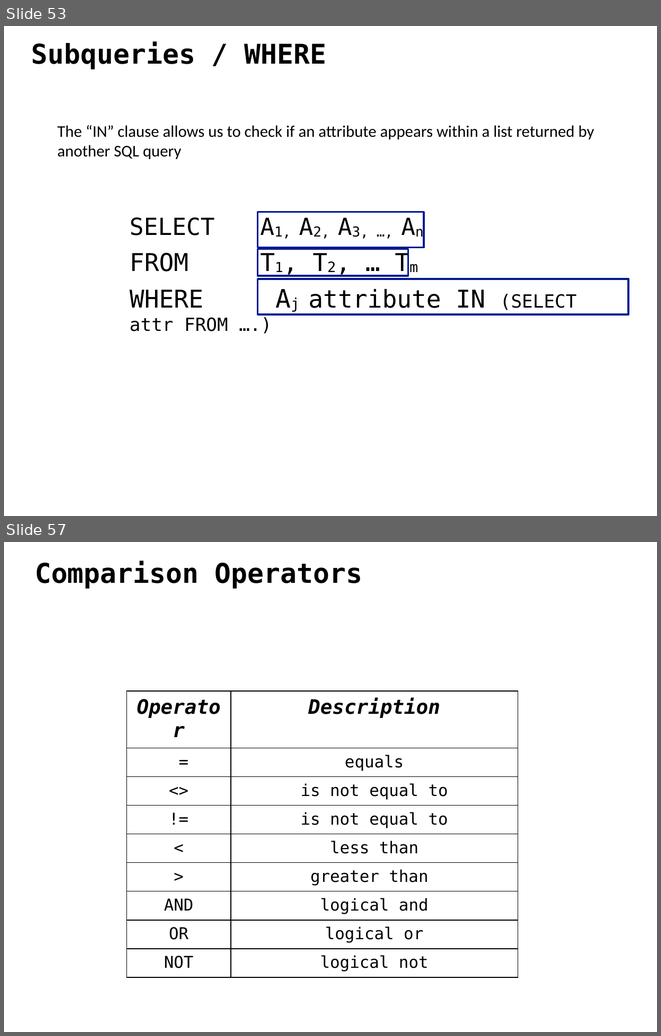
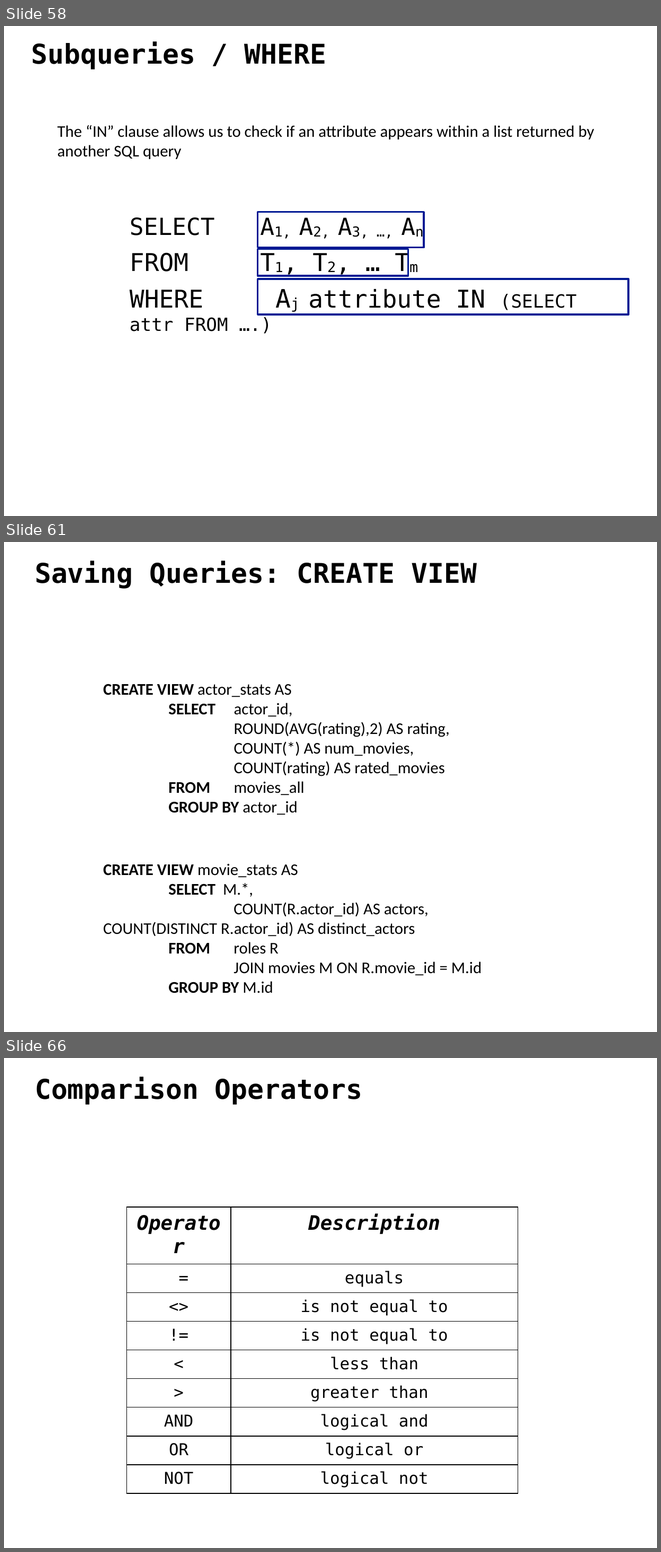
Before and after one commit to ipeirotis/dealing_with_data, a slide deck: 02-SQL/C-SQL.pptx. Shown one above the other, each under a label of ours: slides 53 and 57 before the commit, slides 58, 61 and 66 after it; the slides between them are not shown. The pictures are 661x1036 and 661x1552 pixels, drawn with LibreOffice and Linux fonts; fonts in the diff are those of the drawing. Boxes give left, top, right and bottom in pixels: in the first picture for what was removed or moved away, otherwise in the second. Text is boxed around its words. In the diff, an @@ line names an element or a change of style, - is before the commit and + after.

```diff
--- a/02-SQL/C-SQL.pptx
+++ b/02-SQL/C-SQL.pptx
@@ slide 61 added at (4,542,657,1032), background #FFFFFF @@
@@ text added at (35,561,477,589), 30 pt, text #000000, bold @@
+Saving Queries: CREATE VIEW
@@ text added at (103,684,450,814), 18 pt, text #000000 @@
+CREATE VIEW actor_stats AS
+SELECT actor_id,
+ROUND(AVG(rating),2) AS rating,
+COUNT(*) AS num_movies,
+COUNT(rating) AS rated_movies
+FROM movies_all
+GROUP BY actor_id
@@ text added at (103,864,482,993), 18 pt, text #000000 @@
+CREATE VIEW movie_stats AS
+SELECT M.*,
+COUNT(R.actor_id) AS actors, COUNT(DISTINCT R.actor_id) AS distinct_actors
+FROM roles R
+JOIN movies M ON R.movie_id = M.id
+GROUP BY M.id
@@ what was slide 53 is now slide 58 @@
@@ what was slide 57 is now slide 66 @@
```
Also in this commit, not shown: 3 slides changed, 8 other slides added.
